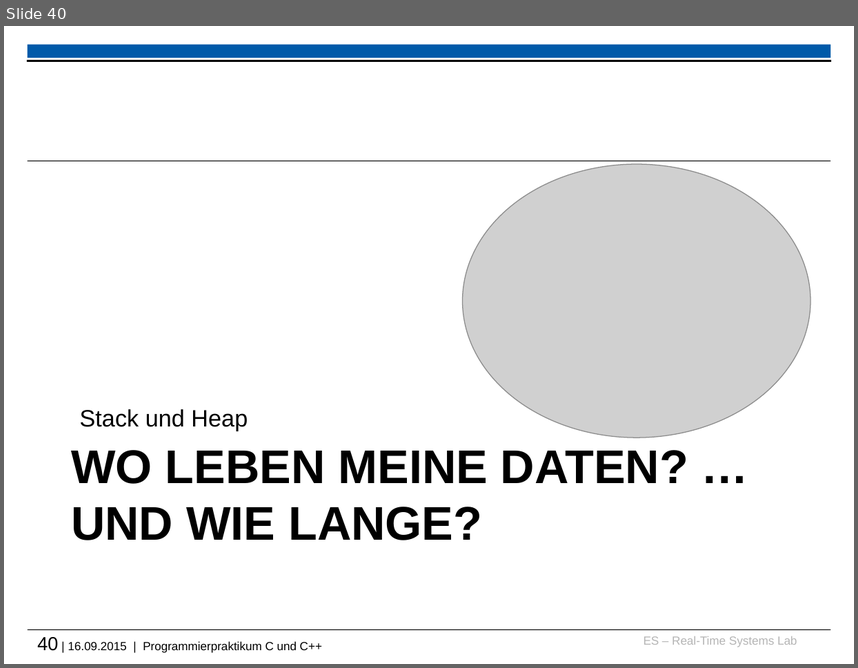
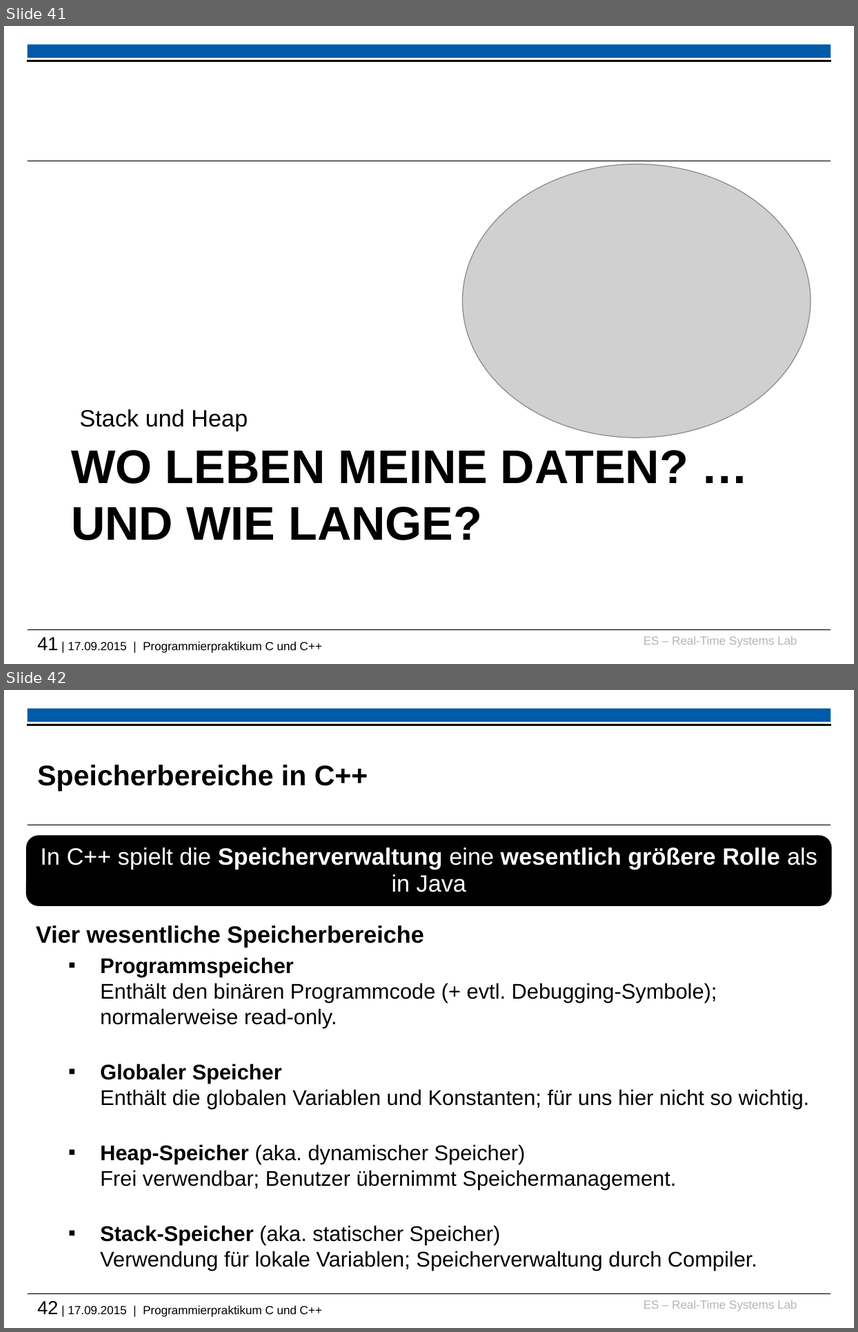
Before and after one commit to h82k/tud-cppp, a slide deck: cppp_lecture.pptx. Shown one above the other, each under a label of ours: slide 40 before the commit, slides 41 and 42 after it. The pictures are 858x668 and 858x1332 pixels, drawn with LibreOffice and Linux fonts; fonts in the diff are those of the drawing; grey boxes stand for pictures; background and template pictures are left out. Boxes give left, top, right and bottom in pixels: in the first picture for what was removed or moved away, otherwise in the second. Text is boxed around its words. In the diff, an @@ line names an element or a change of style, - is before the commit and + after.

```diff
--- a/cppp_lecture.pptx
+++ b/cppp_lecture.pptx
@@ slide 42 added at bbox=[4, 690, 854, 1328], background #FFFFFF; not listed: 6 template elements that a slide beside it also shows @@
@@ title added at bbox=[37, 765, 368, 791], 24 pt, text #000000, bold @@
+Speicherbereiche in C++
@@ rounded rectangle added at bbox=[27, 836, 831, 904], fill #000000, outline #000000 2 pt, 20 pt, text #FFFFFF, bold @@
+In C++ spielt die Speicherverwaltung eine wesentlich größere Rolle als in Java
@@ text added at bbox=[36, 925, 810, 1270], 18 pt, text #000000 @@
+Vier wesentliche Speicherbereiche
+  ▪ Programmspeicher
+    Enthält den binären Programmcode (+ evtl. Debugging-Symbole); normalerweise read-only.
+  ▪ Globaler Speicher
+    Enthält die globalen Variablen und Konstanten; für uns hier nicht so wichtig.
+  ▪ Heap-Speicher (aka. dynamischer Speicher)
+    Frei verwendbar; Benutzer übernimmt Speichermanagement.
+  ▪ Stack-Speicher (aka. statischer Speicher)
+    Verwendung für lokale Variablen; Speicherverwaltung durch Compiler.
@@ what was slide 40 is now slide 41 @@
@@ text at bbox=[37, 637, 322, 653]: text changed @@
-40 | 16.09.2015 | Programmierpraktikum C und C++
+41 | 17.09.2015 | Programmierpraktikum C und C++
```
Also in this commit, not shown: 7 slides changed, 2 other slides added, 1 slide removed, 1 other file.
